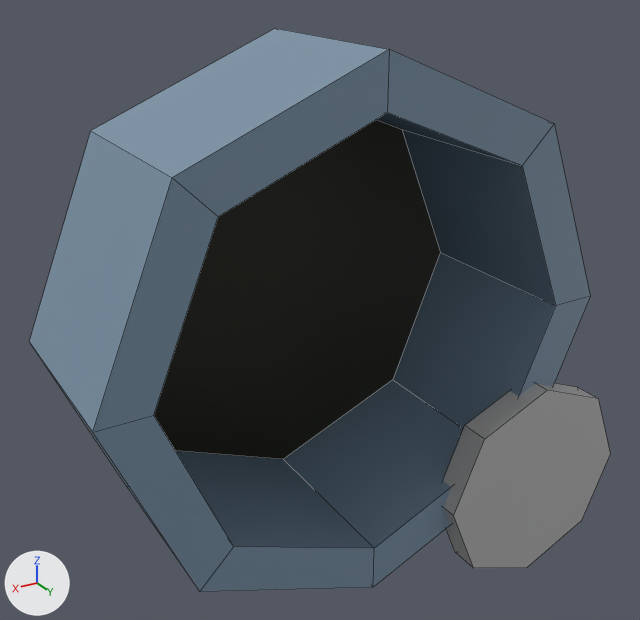
What one commit did to the FBX model Assets/UI/item canvas.fbx.
The view is the same before and after, from a 50 mm camera at (4.5, 6.37, 10.34) aimed at (1.06, 0.64, 7.47). The lights are fixed; the arrows at lower left show +X, +Y and +Z. Mesh edges are drawn as thin lines. Where no turn or scale is listed for an object, it has been applied to the vertices.

The older version as bpy lines, for what is in view:
```python
me_circle_003 = bpy.data.meshes.new('Circle.003')
me_circle_003.from_pydata(...)  # 48 vertices, 35 faces; spans x -2.56..2.17, y 0.0..1.68, z -2.55..2.17
me_circle_003.materials.append(mat_material_002)  # picture img_colorpalette_png
ob_circle_002 = bpy.data.objects.new('Circle.002', me_circle_003)
ob_circle_002.location = (1.087, 0.0, 7.458)
```
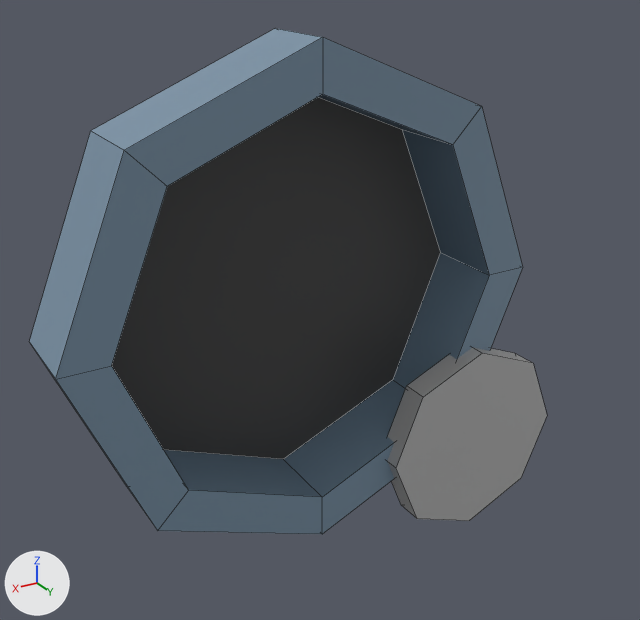
The change, as JSON lines over the scene's bpy script:
```json
{"block": "me_circle_003", "where": "# used by ob_circle_002; location = (1.087, 0.0, 7.458)"}
{"op": "remove", "block": "me_circle_003", "code": "me_circle_003.from_pydata(...)  # 48 vertices, 35 faces; spans x -2.56..2.17, y 0.0..1.68, z -2.55..2.17"}
{"op": "add", "block": "me_circle_003", "code": "me_circle_003.from_pydata(...)  # 48 vertices, 35 faces; spans x -2.56..2.17, y 0.0..0.85, z -2.55..2.17"}
{"block": "me_circle_003", "change": "me_circle_003 part 1: the loose piece of 16 vertices spanning x -2.56..-0.7, y 1.43..1.68, z -2.55..-0.69 is moved by (0.0, -0.83, 0.0)"}
{"block": "me_circle_003", "change": "me_circle_003 part 2: all 16 vertices in x -2.17..2.17, y 1.54, z -2.17..2.17 are moved by (0.0, -0.83, 0.0)"}
{"block": "me_circle_003", "change": "me_circle_003 part 3: texture (UV) coordinates of 1 of 35 faces, centred in x 0.0, y 0.0, z 0.0, changed; they spanned u 0.03..0.03, v 0.53..0.53 and now span u 0.91..0.91, v 0.59..0.59"}
```

Where the change shows, as pixel boxes (x1, y1, x2, y2) in the pictures (640 x 620 px; the box of a moved part takes in the faces that stretch with it):
```json
{"object": "Circle.002", "change": "reshaped, surface changed", "before": [29, 28, 610, 592], "after": [29, 28, 547, 534], "on screen": "11% narrower, 10% shorter"}
{"part": 1, "of": "me_circle_003", "change": "moved or reshaped", "before": [443, 383, 610, 568], "after": [387, 348, 547, 521]}
{"part": 2, "of": "me_circle_003", "change": "moved or reshaped", "before": [53, 36, 590, 592], "after": [53, 36, 523, 534]}
{"part": 3, "of": "me_circle_003", "change": "surface changed", "before": [154, 120, 440, 459], "after": [112, 97, 440, 459]}
```
